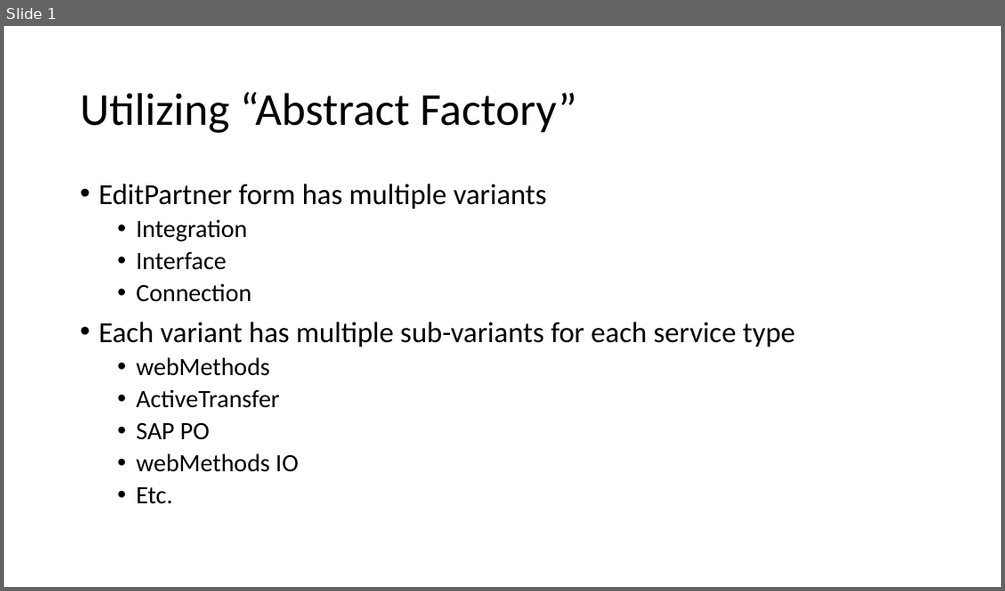
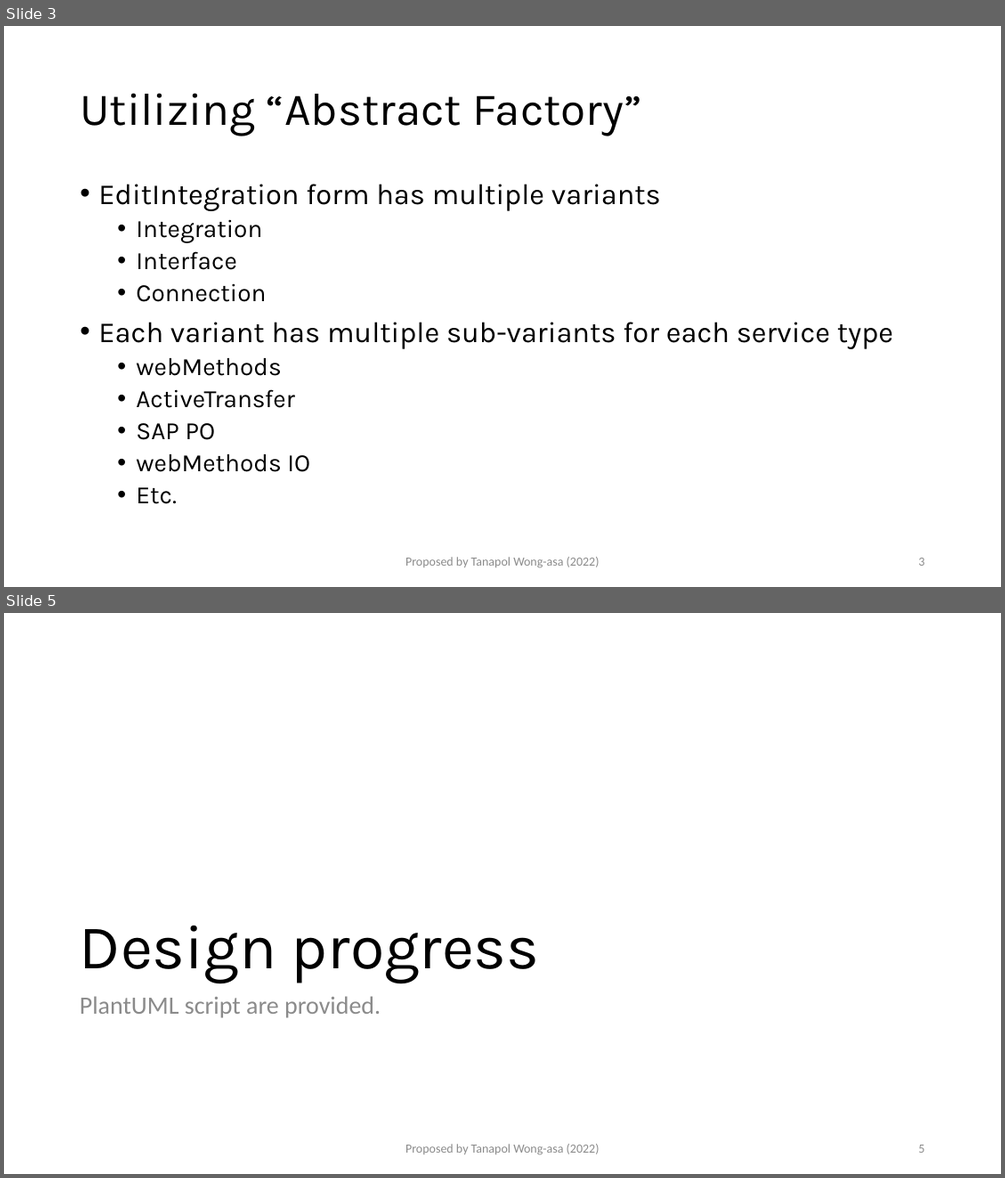
Before and after one commit to TanapolWong-asa/abstract-factory-form, a slide deck: diagrams/NewFormDesign.pptx. Shown one above the other, each under a label of ours: slide 1 before the commit, slides 3 and 5 after it; the slides between them are not shown. The pictures are 1005x591 and 1005x1178 pixels, drawn with LibreOffice and Linux fonts; fonts in the diff are those of the drawing. Boxes give left, top, right and bottom in pixels: in the first picture for what was removed or moved away, otherwise in the second. Text is boxed around its words. In the diff, an @@ line names an element or a change of style, - is before the commit and + after.

```diff
--- a/diagrams/NewFormDesign.pptx
+++ b/diagrams/NewFormDesign.pptx
@@ slide 5 added at [4,613,1001,1174], background #FFFFFF @@
@@ title added at [80,925,540,983], 60 pt, text #000000 @@
+Design progress
@@ text added at [80,996,380,1018], 24 pt, text #8C8C8C @@
+PlantUML script are provided.
@@ text added at [405,1143,599,1155], 12 pt, text #8C8C8C @@
+Proposed by Tanapol Wong-asa (2022)
@@ page number added at [918,1144,924,1152], 12 pt, text #8C8C8C @@
+5
@@ what was slide 1 is now slide 3 @@
@@ slide 3 changed as well @@
@@ title "Utilizing “Abstract Factory”" at [80,93,642,135]: font Calibri to Karla @@
@@ text at [98,184,661,211]: text changed; font Calibri to Karla @@
-• EditPartner form has multiple variants
+• EditIntegration form has multiple variants
@@ text at [98,219,893,504]: font Calibri to Karla in "Integration", "Interface", "Connection", "Each variant has multiple sub-variants for each ..." and 5 more places @@
@@ text added at [405,556,599,568], 12 pt, text #8C8C8C @@
+Proposed by Tanapol Wong-asa (2022)
@@ page number added at [918,557,924,565], 12 pt, text #8C8C8C @@
+3
```
Also in this commit, not shown: 4 other slides changed, 16 other slides added, 5 other files.
